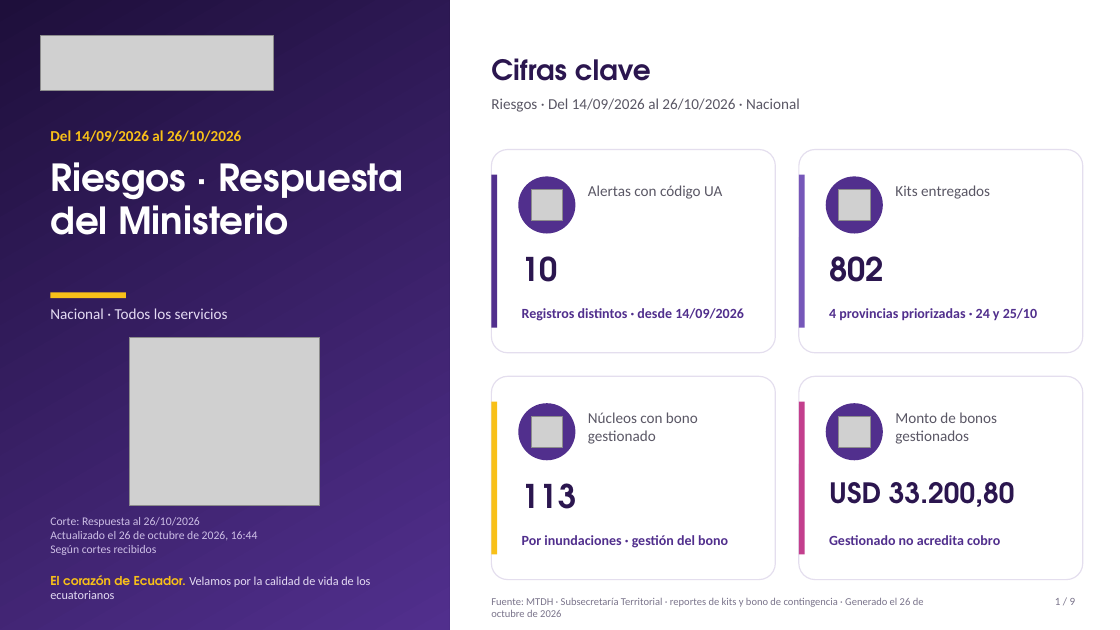
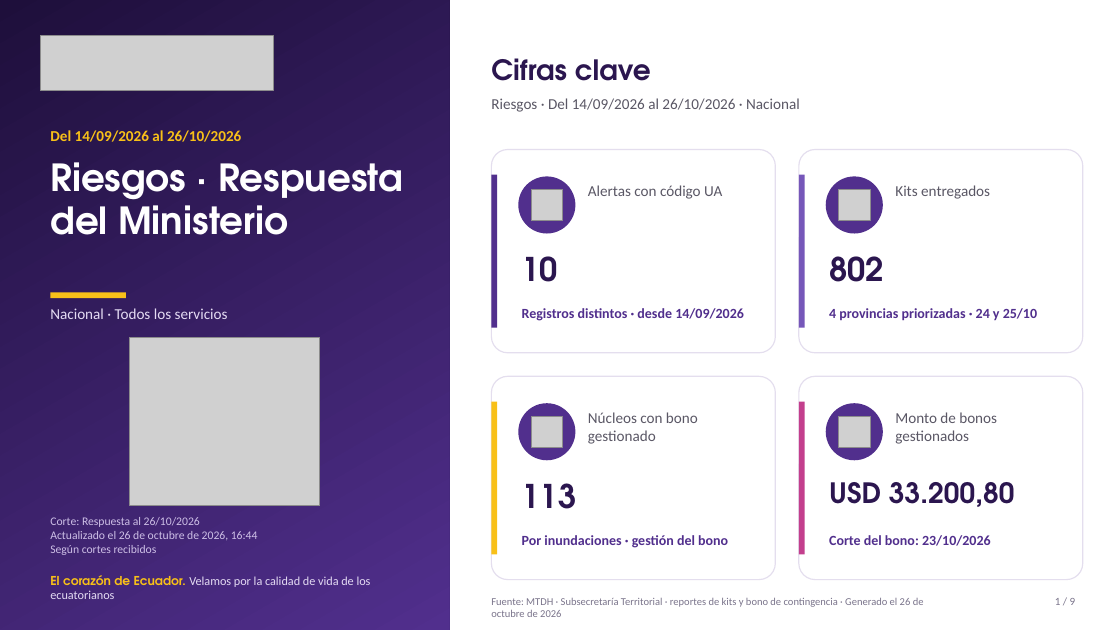
Before and after one commit to JuanAmbuludi/Sistema-Reporte-MTDH, a slide deck: slide 1 of docs/reportes/Seguimiento_ENOS_2026-10-26.pptx. Drawn at 1120x630 pixels with LibreOffice and Linux fonts; fonts in the diff are those of the drawing; grey boxes stand for pictures. Boxes give left, top, right and bottom in pixels: in the first picture for what was removed or moved away, otherwise in the second. Text is boxed around its words. In the diff, an @@ line names an element or a change of style, - is before the commit and + after.

Commit message:
Rediseñar el resumen ejecutivo de Riesgos en tres páginas y ajustar nota del bono

```diff
--- a/docs/reportes/Seguimiento_ENOS_2026-10-26.pptx
+++ b/docs/reportes/Seguimiento_ENOS_2026-10-26.pptx
@@ text at <box>829,535,991,546</box>: text changed @@
-Gestionado no acredita cobro
+Corte del bono: 23/10/2026
```
Also in this commit, not shown: 2 other slides changed, 9 other files.
